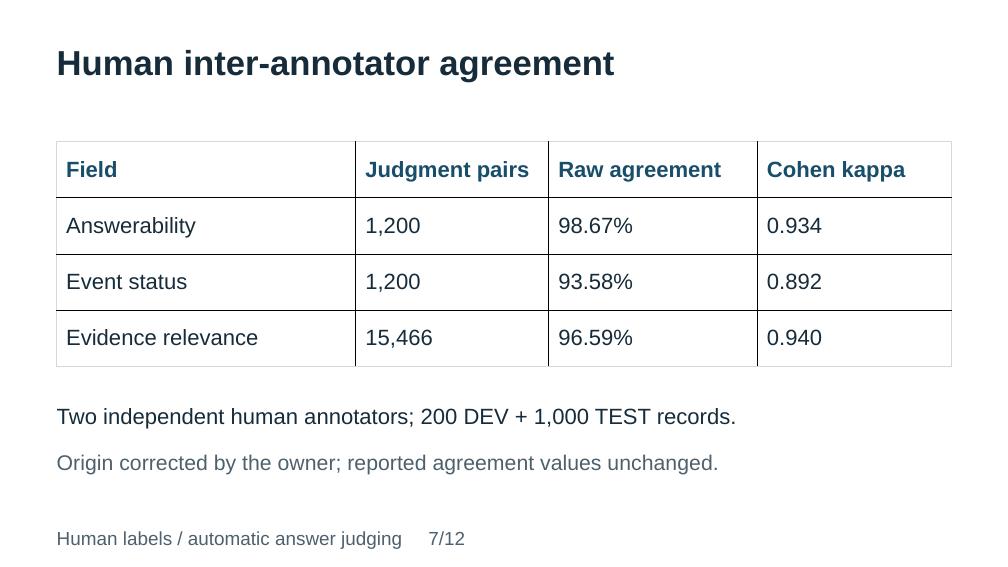
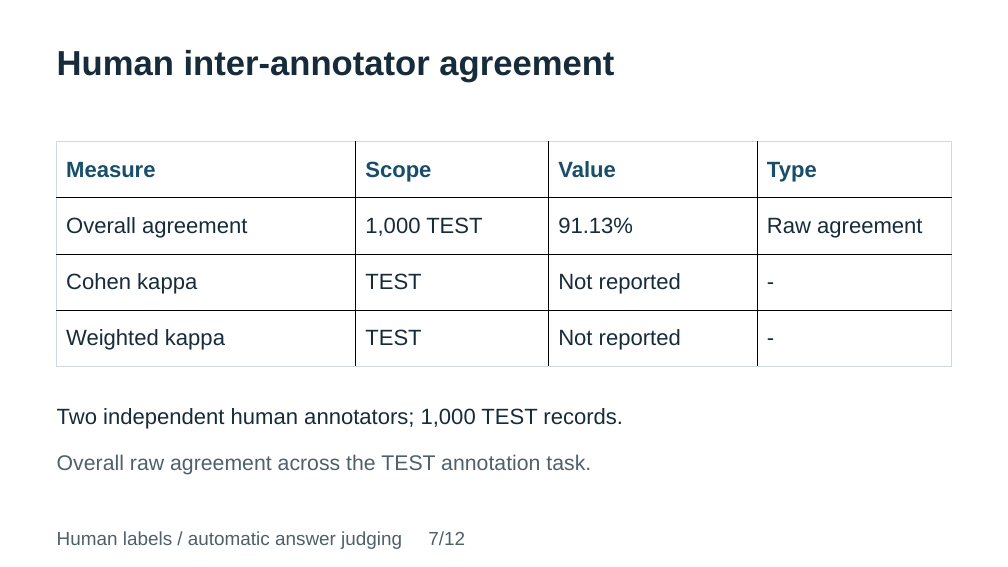
Before and after one commit to 8309/NLP6127, a slide deck: slide 7 of presentation.pptx. Drawn at 1008x567 pixels with LibreOffice and Linux fonts; fonts in the diff are those of the drawing. Boxes give left, top, right and bottom in pixels: in the first picture for what was removed or moved away, otherwise in the second. Text is boxed around its words. In the diff, an @@ line names an element or a change of style, - is before the commit and + after.

Commit message:
Limit delivery to TEST and report overall human agreement

```diff
--- a/presentation.pptx
+++ b/presentation.pptx
@@ table at [57,142,951,367] @@
-row 1: Field | Judgment pairs | Raw agreement | Cohen kappa
+row 1: Measure | Scope | Value | Type
-row 2: Answerability | 1,200 | 98.67% | 0.934
+row 2: Overall agreement | 1,000 TEST | 91.13% | Raw agreement
-row 3: Event status | 1,200 | 93.58% | 0.892
+row 3: Cohen kappa | TEST | Not reported | -
-row 4: Evidence relevance | 15,466 | 96.59% | 0.940
+row 4: Weighted kappa | TEST | Not reported | -
@@ text at [57,408,623,429]: text changed @@
-Two independent human annotators; 200 DEV + 1,000 TEST records.
+Two independent human annotators; 1,000 TEST records.
@@ text at [57,454,591,475]: text changed @@
-Origin corrected by the owner; reported agreement values unchanged.
+Overall raw agreement across the TEST annotation task.
```
Also in this commit, not shown: 1 other slide changed, 33 other files.
